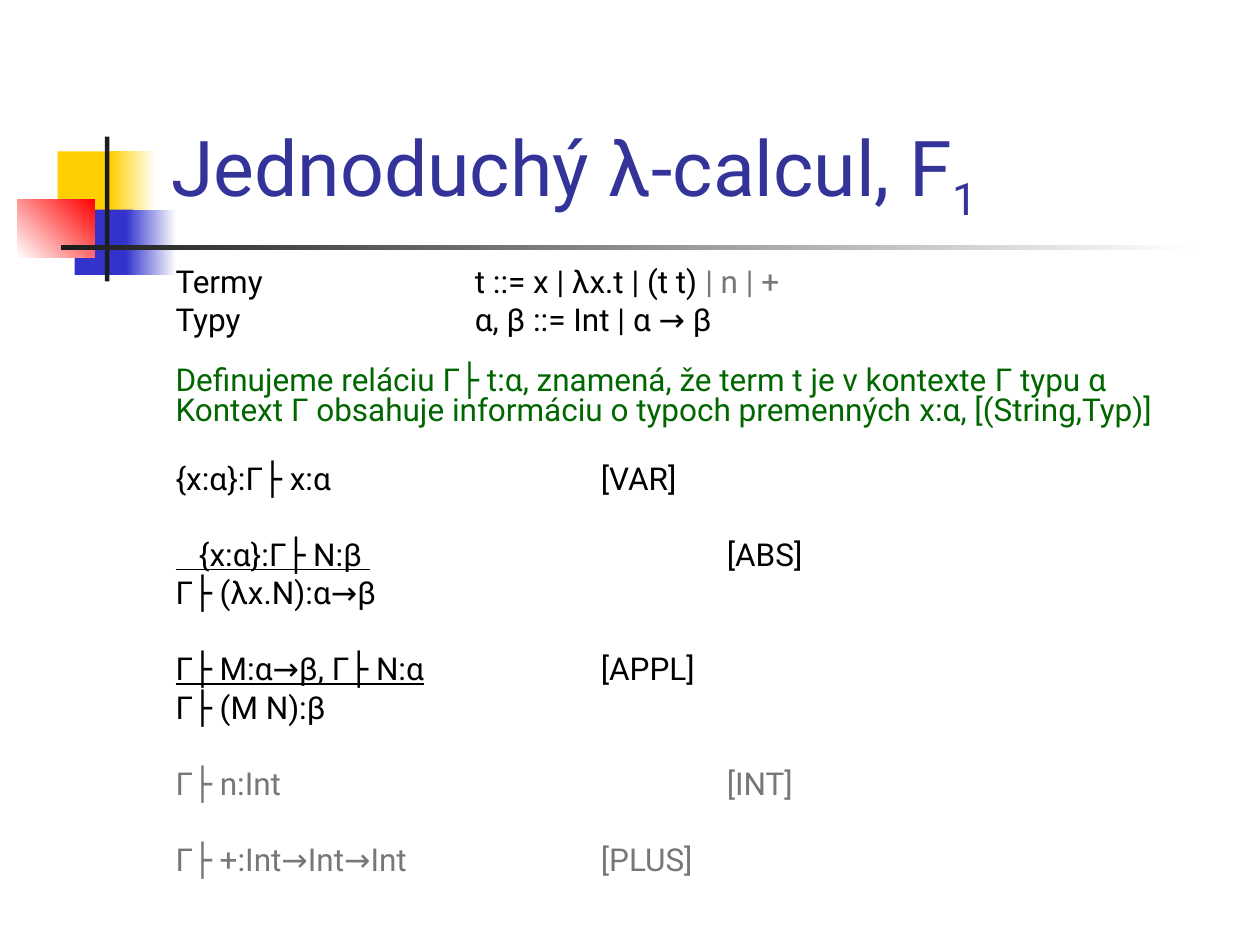
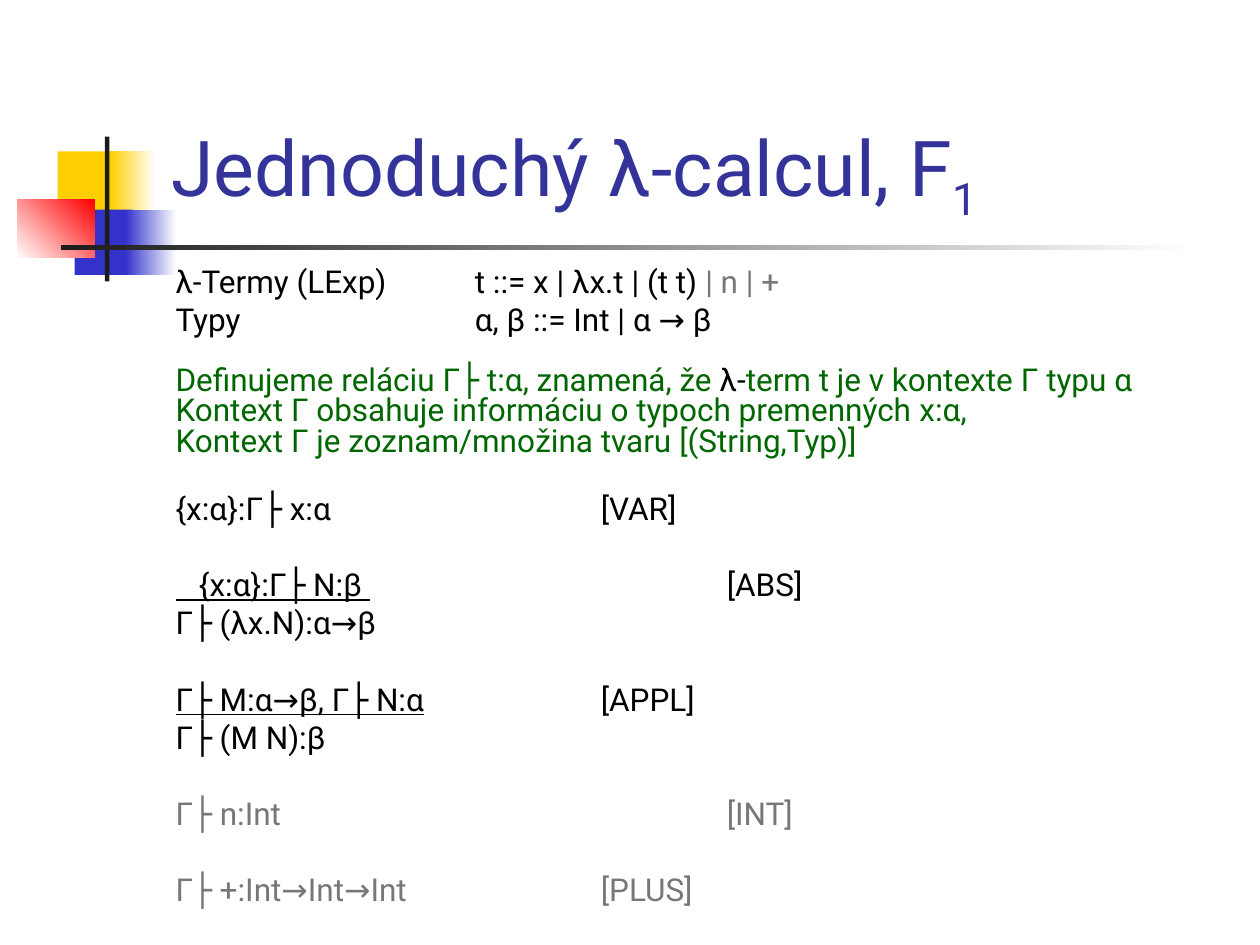
Before and after one commit to Funkcionalne/Prednasky, a slide deck: slide 3 of 08/08_fpro.ppt. Drawn at 1260x945 pixels with LibreOffice and Linux fonts; fonts in the diff are those of the drawing. Boxes give left, top, right and bottom in pixels: in the first picture for what was removed or moved away, otherwise in the second. Text is boxed around its words. In the diff, an @@ line names an element or a change of style, - is before the commit and + after.

```diff
--- a/08/08_fpro.ppt
+++ b/08/08_fpro.ppt
@@ text at box(176, 268, 738, 300): text changed @@
-Termy t ::= x | λx.t | (t t) | n | +
+λ-Termy (LExp) t ::= x | λx.t | (t t) | n | +
@@ text at box(176, 367, 1132, 459): text changed @@
-Definujeme reláciu Γ├ t:α, znamená, že term t je v kontexte Γ typu α
-Kontext Γ obsahuje informáciu o typoch premenných x:α, [(String,Typ)]
+Definujeme reláciu Γ├ t:α, znamená, že λ-term t je v kontexte Γ typu α
+Kontext Γ obsahuje informáciu o typoch premenných x:α,
+Kontext Γ je zoznam/množina tvaru [(String,Typ)]
```
Also in this commit, not shown: 11 other slides changed, 2 slides added, 2 other files.
